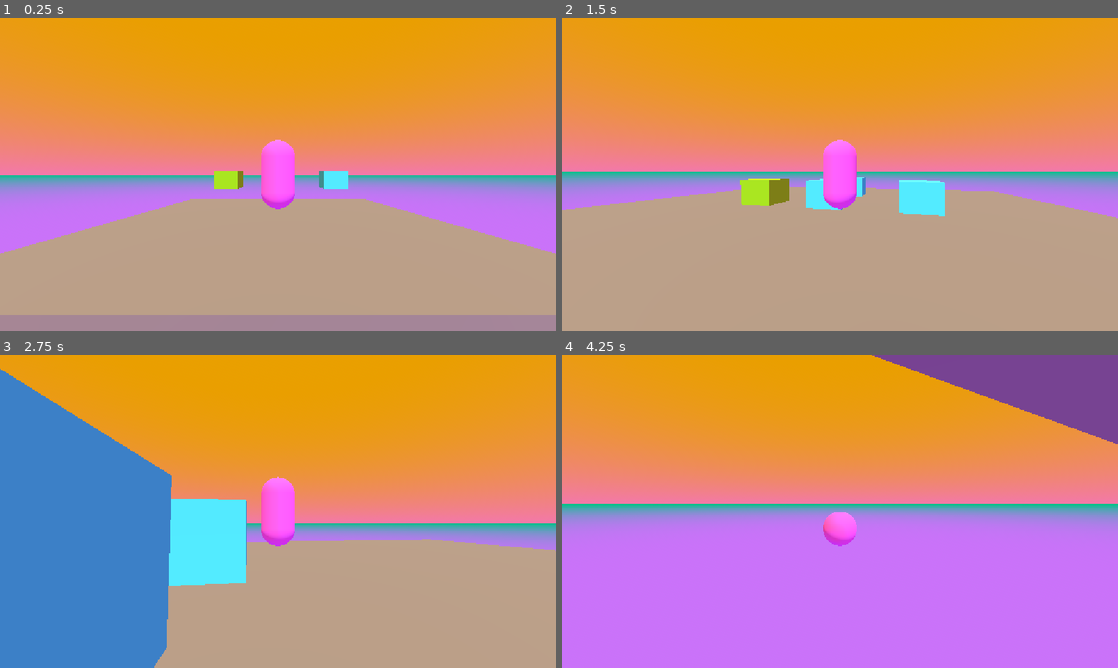
Above: before the commit, frames 1-4 (two rows, left to right).
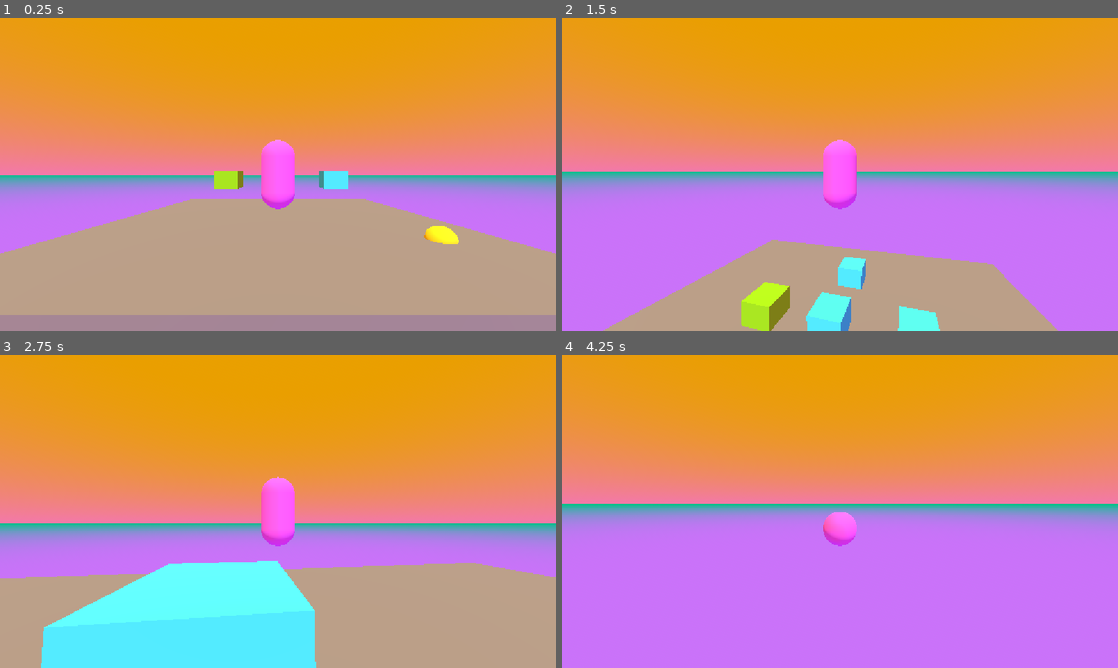
Above: after the commit, the same moments.

Repository: 17Dodecahedrons/Spieleentwicklungskurs
Game: Godot game, scene res://szenen/level_1.tscn
Same seed, same stepped clock (60 frames per second), same inputs: the game is played once before the commit and once after it.
Inputs (mouse positions are in pixels of both pictures, inside the frame that each line leads up to):
- Up to frame 1 (0.25 s): no input
- Up to frame 2 (1.5 s): move the mouse to (867, 174) at 0.52 s; hold W (forward) from 0.53 s (still down); tap Space (jump) at 0.6, 0.77, 1.07 s; move the mouse to (812, 174) at 1.27 s; tap Ctrl (crouch) at 1.35 s
- Up to frame 3 (2.75 s): keep holding W (forward); tap Space (jump) at 1.52, 1.55, 1.82, 2.3 s; move the mouse to (289, 505) at 2.02 s; hold Shift (sprint) from 2.03 s (still down)
- Up to frame 4 (4.25 s): keep holding W (forward); move the mouse to (834, 517) at 2.77 s; release Shift (sprint) at 2.78 s; tap Space (jump) at 2.85, 3.02, 3.32, 3.77, 3.8, 4.07 s; move the mouse to (878, 514) at 3.52 s; hold Ctrl (crouch) from 3.53 s (still down)

The runs differ from the first frame. In frame 1, 0.3% of the frame differs, in the area x 76-83%, y 66-73%; in frame 2, 31%; in frame 3, 38%, in the area x 0-100%, y 4-100%; in frame 4, 6.4%.

Commit message:
Jump Bubble without groups

Diff:
--- a/skripte/steve.gd
+++ b/skripte/steve.gd
@@ -5,6 +5,10 @@
 @onready var steve_mesh = $MeshInstance3D
 @onready var steve_col = $CollisionShape3D
 @onready var camera = $SpringArm3D/Camera3D
+# Jump Bubble Variablen: Vermeide Mehrfachkollisionen
+const JB_COOLDOWN = 0.5 # Halbe Sekunde
+var JB_allow_jump = true # Schalter
+var JB_timer = 0.0
 
 func _physics_process(delta: float) -> void: # delta: Sekunden seitdem letztem Frame
 	# Springen
@@ -56,5 +60,16 @@
 		if collider is RigidBody3D:
 			var push_dir = -collision.get_normal() # Lineare Algebra Magie
 			collider.apply_central_impulse(push_dir * 0.3)
+		if collider is StaticBody3D and JB_allow_jump:
+			velocity.y += 10 # Springen
+			# Schalter betätigen und Timer setzen
+			JB_allow_jump = false
+			JB_timer = JB_COOLDOWN
+
+	# Jump Bubble Timer
+	if not JB_allow_jump:
+		JB_timer -= delta
+		if JB_timer < 0:
+			JB_allow_jump = true
 
 	move_and_slide() # Engine macht den Rest
--- /dev/null
+++ b/szenen/jump_bubble.tscn
@@ -0,0 +1,20 @@
+[gd_scene format=3 uid="uid://b0ng4i8ihueso"]
+
+[sub_resource type="StandardMaterial3D" id="StandardMaterial3D_yf5fn"]
+albedo_color = Color(1, 1, 0.101960786, 1)
+
+[sub_resource type="SphereMesh" id="SphereMesh_g4v7s"]
+material = SubResource("StandardMaterial3D_yf5fn")
+
+[sub_resource type="SphereShape3D" id="SphereShape3D_hh2r7"]
+
+[node name="JumpBubble" type="Node3D" unique_id=833237062]
+
+[node name="StaticBody3D" type="StaticBody3D" parent="." unique_id=1337346715]
+collision_mask = 0
+
+[node name="MeshInstance3D" type="MeshInstance3D" parent="StaticBody3D" unique_id=2001291157]
+mesh = SubResource("SphereMesh_g4v7s")
+
+[node name="CollisionShape3D" type="CollisionShape3D" parent="StaticBody3D" unique_id=957063695]
+shape = SubResource("SphereShape3D_hh2r7")
--- a/szenen/level_1.tscn
+++ b/szenen/level_1.tscn
@@ -2,6 +2,7 @@
 
 [ext_resource type="PackedScene" uid="uid://cg4s34hmgjgmg" path="res://szenen/box_1.tscn" id="1_o815p"]
 [ext_resource type="PackedScene" uid="uid://d4bvn6cx8y2ce" path="res://szenen/steve.tscn" id="2_liswp"]
+[ext_resource type="PackedScene" uid="uid://b0ng4i8ihueso" path="res://szenen/jump_bubble.tscn" id="3_041cm"]
 
 [sub_resource type="BoxMesh" id="BoxMesh_g4v7s"]
 size = Vector3(17, 0.5, 17)
@@ -66,4 +67,7 @@
 [node name="WorldEnvironment" type="WorldEnvironment" parent="." unique_id=446665900]
 environment = SubResource("Environment_g4v7s")
 
+[node name="JumpBubble" parent="." unique_id=833237062 instance=ExtResource("3_041cm")]
+transform = Transform3D(1, 0, 0, 0, 1, 0, 0, 0, 1, 6.0542703, 0.25924516, 4.430283)
+
 [editable path="Boxen/Box2"]
Not shown, changed: branch_description.txt
Not shown, changed: farbcodes.txt
